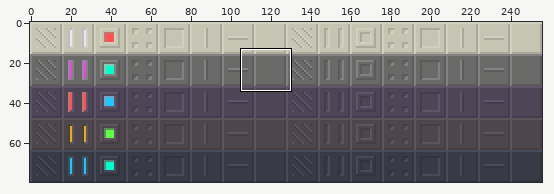
One commit to this sprite sheet: assets/images/tiles.png. The first picture is a wide view before the edit; the outline marks the close-up.
Close-up. As it was:
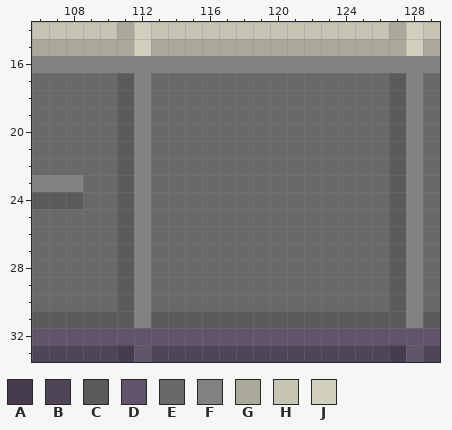
The file is 256x80 pixels. Shown: x 106..129, y 14..33. The commit also changed other parts of the picture, which this record leaves out.
Palette (. is transparent): A #453d4d  B #4e4557  C #5a5b5a  D #60546a  E #696a68  F #818281  G #abaa9a  H #c6c4b3  J #d1cfbd
Pixels before, first column x 106:
14 HHHHHGJHHHHHHHHHHHHHHGJH
15 GGGGGGJGGGGGGGGGGGGGGGJG
16 FFFFFFFFFFFFFFFFFFFFFFFF
17 EEEEECFEEEEEEEEEEEEEECFE
18 EEEEECFEEEEEEEEEEEEEECFE
19 EEEEECFEEEEEEEEEEEEEECFE
20 EEEEECFEEEEEEEEEEEEEECFE
21 EEEEECFEEEEEEEEEEEEEECFE
22 EEEEECFEEEEEEEEEEEEEECFE
23 FFFEECFEEEEEEEEEEEEEECFE
24 CCCEECFEEEEEEEEEEEEEECFE
25 EEEEECFEEEEEEEEEEEEEECFE
26 EEEEECFEEEEEEEEEEEEEECFE
27 EEEEECFEEEEEEEEEEEEEECFE
28 EEEEECFEEEEEEEEEEEEEECFE
29 EEEEECFEEEEEEEEEEEEEECFE
30 EEEEECFEEEEEEEEEEEEEECFE
31 CCCCCCFCCCCCCCCCCCCCCCFC
32 DDDDDDDDDDDDDDDDDDDDDDDD
33 BBBBBADBBBBBBBBBBBBBBADB
After:
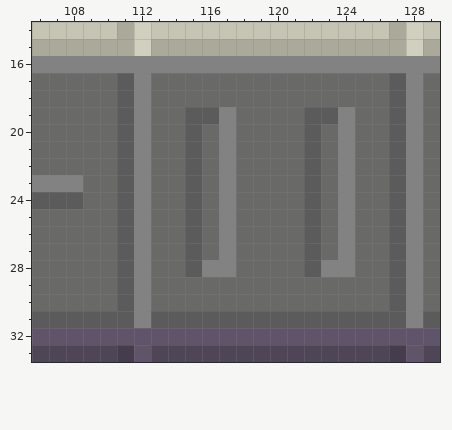
The exact change:
y 19: x 115..117 EEE -> CCF; x 122..124 EEE -> CCF
y 20..27: x 115 E -> C; x 117 E -> F; x 122 E -> C; x 124 E -> F
y 28: x 115..117 EEE -> CFF; x 122..124 EEE -> CFF
Boxes around the changes in both close-ups, in picture pixels (x1, y1, x2, y2):
changed: (185, 107, 236, 277)
changed: (304, 107, 355, 277)
